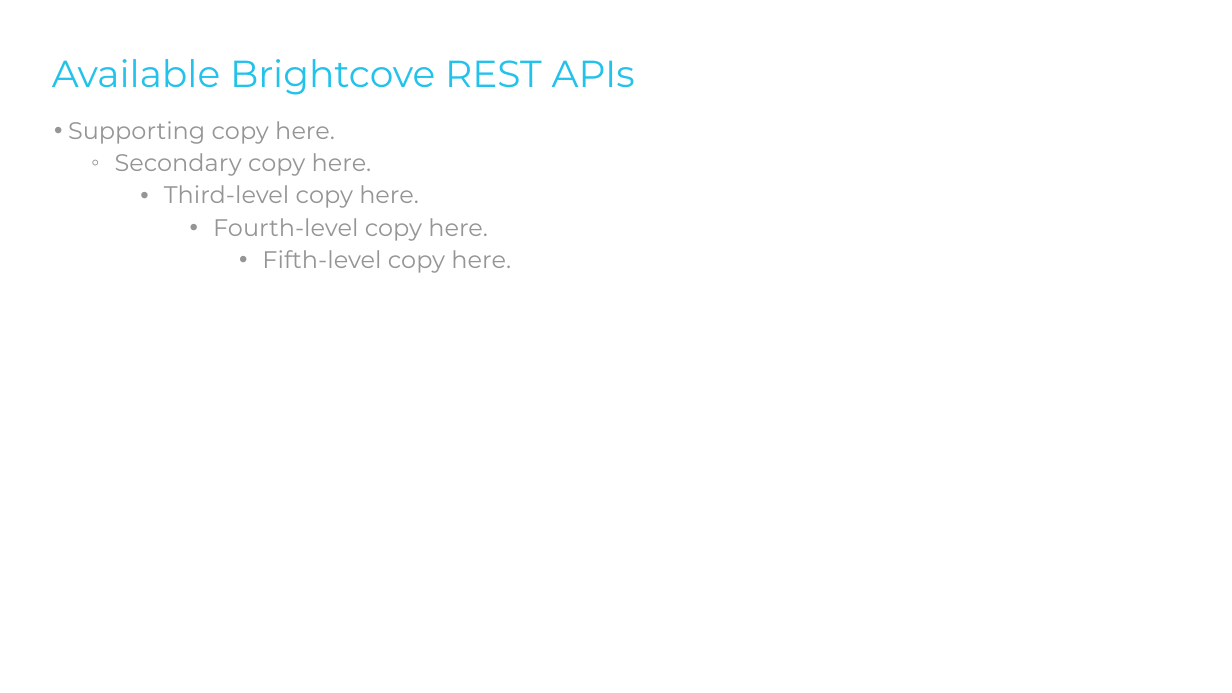
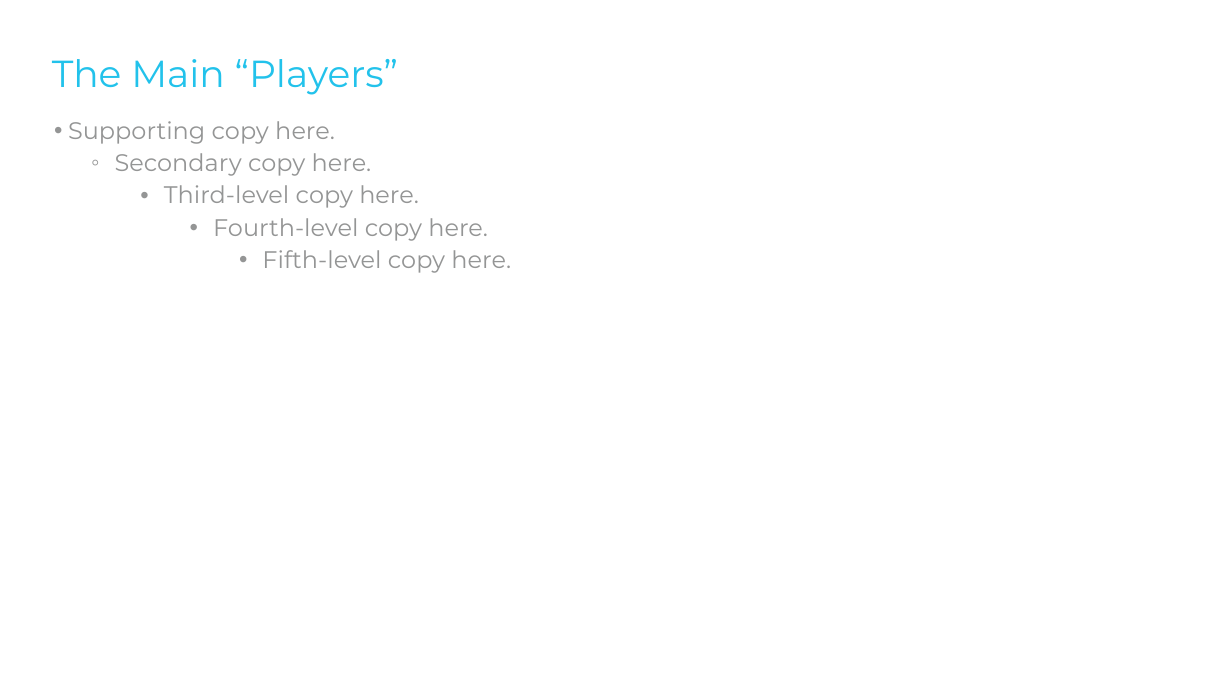
Before and after one commit to BrightcoveLearning/BCL-LearningSamples, a slide deck: slide 6 of PLAYTV2020/rest-apis-intro.pptx (slide 5 before the commit). Drawn at 1232x693 pixels with LibreOffice and Linux fonts; fonts in the diff are those of the drawing; background and template pictures are left out. Boxes give left, top, right and bottom in pixels: in the first picture for what was removed or moved away, otherwise in the second. Text is boxed around its words. In the diff, an @@ line names an element or a change of style, - is before the commit and + after.

```diff
--- a/PLAYTV2020/rest-apis-intro.pptx
+++ b/PLAYTV2020/rest-apis-intro.pptx
@@ title at [52,59,398,95]: text changed @@
-Available Brightcove REST APIs
+The Main “Players”
```
Also in this commit, not shown: 3 other slides changed, 1 slide added, 1 other file.
